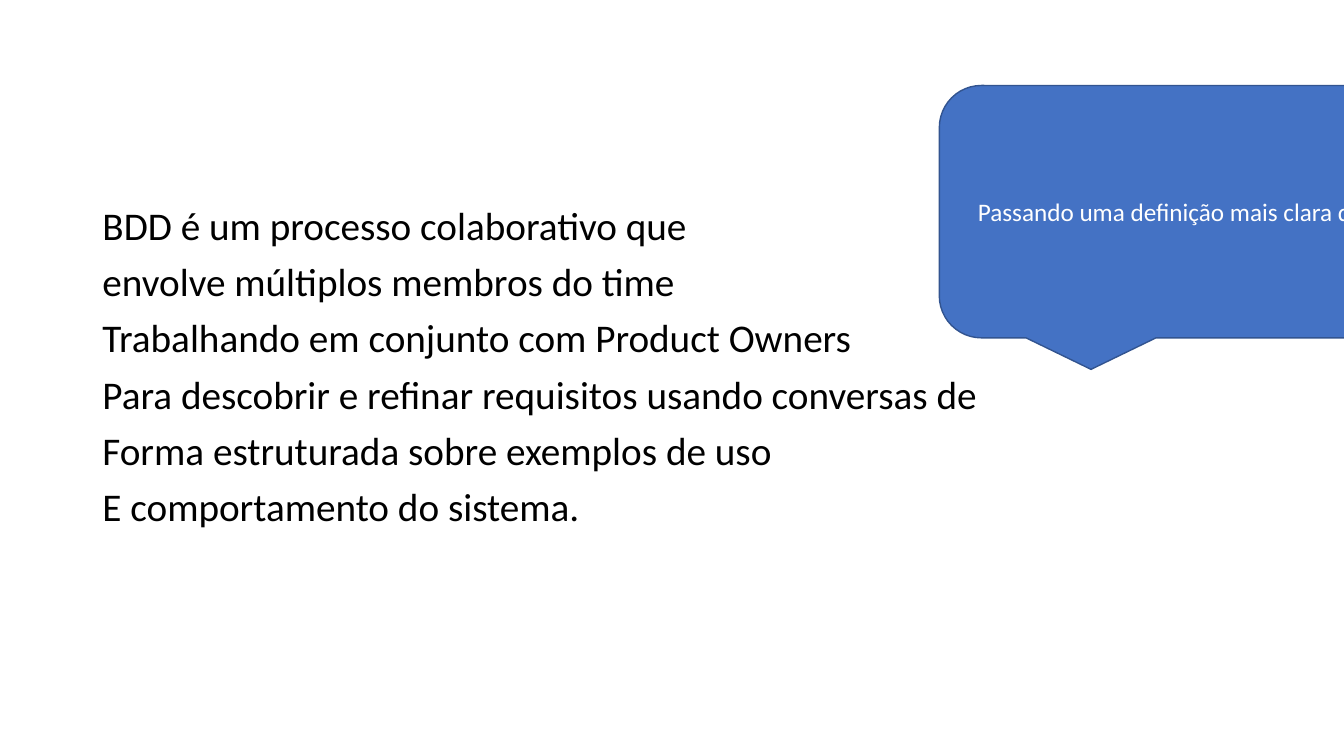
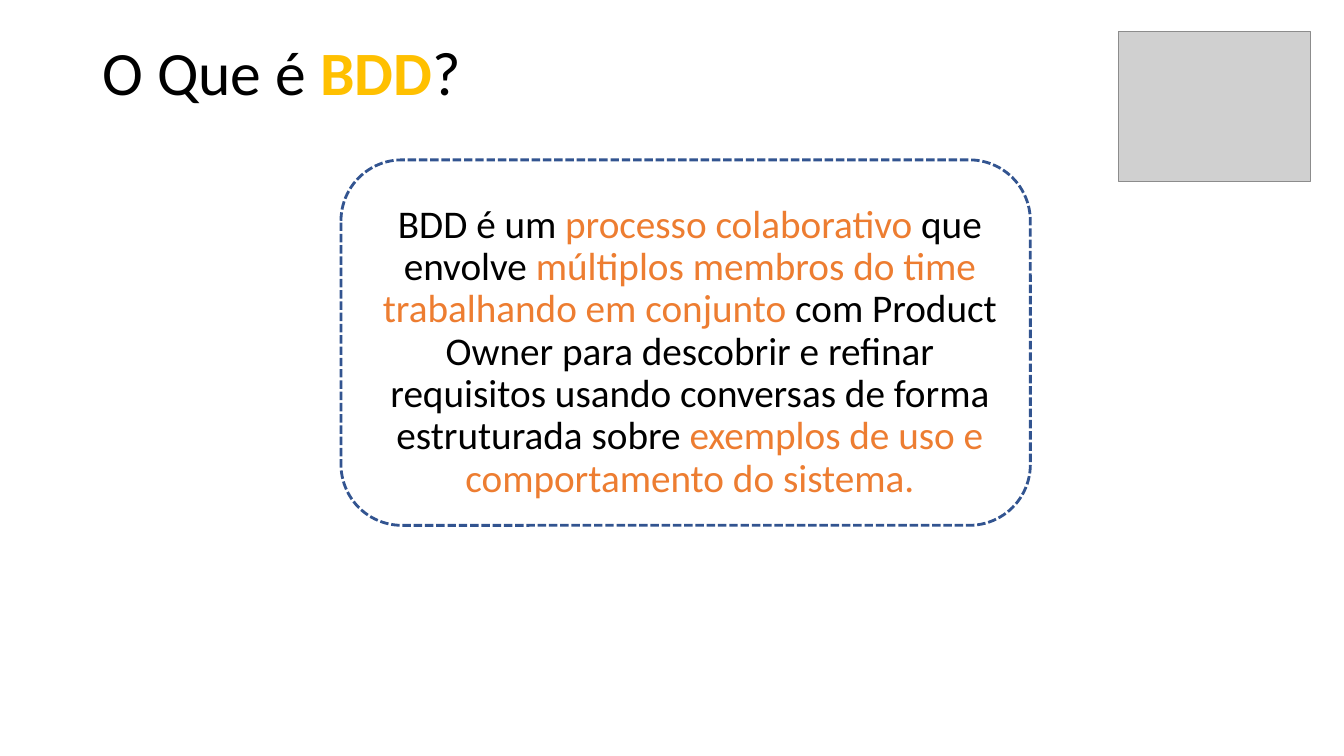
Before and after one commit to carlos-oliver/documentacao, a slide deck: slide 2 of Apresentação1.pptx (slide 7 before the commit). Drawn at 1344x756 pixels with LibreOffice and Linux fonts; fonts in the diff are those of the drawing; grey boxes stand for pictures. Boxes give left, top, right and bottom in pixels: in the first picture for what was removed or moved away, otherwise in the second. Text is boxed around its words. In the diff, an @@ line names an element or a change of style, - is before the commit and + after.

```diff
--- a/Apresentação1.pptx
+++ b/Apresentação1.pptx
@@ title added at <box>102,53,461,103</box>, 44 pt, text #000000 @@
+O Que é BDD?
@@ picture added at <box>1118,32,1311,181</box> @@
@@ rounded speech box removed at <box>940,86,1344,338</box> @@
-Passando uma definição mais clara do BDD
@@ rounded rectangle added at <box>341,160,1030,526</box>, outline #325491 2 pt dashed @@
@@ text at <box>383,210,997,499</box>: text changed @@
-BDD é um processo colaborativo que
-envolve múltiplos membros do time
-Trabalhando em conjunto com Product Owners
-Para descobrir e refinar requisitos usando conversas de
-Forma estruturada sobre exemplos de uso
-E comportamento do sistema.
+BDD é um processo colaborativo que envolve múltiplos membros do time trabalhando em conjunto com Product Owner para descobrir e refinar requisitos usando conversas de forma estruturada sobre exemplos de uso e comportamento do sistema.
```
Also in this commit, not shown: 10 other slides changed, 3 slides removed.
